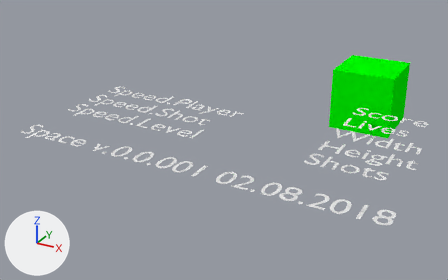
An edit to the Blender file space.blend, drawn before and after from the same camera.
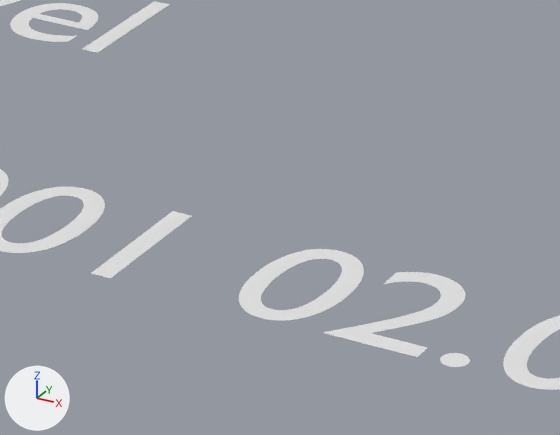
Each version appears first whole from a 50 mm lens placed at (5.24, -19.68, 7.01), pointed at (-3.21, -4.31, -0.67), and next in a close-up on the part from 39% to 60% of the width and 46% to 73% of the height. Every picture has the same lights, and +X, +Y and +Z are marked at lower left.

Names of what the first close-up shows: 'Speed.Level', 'Text'.
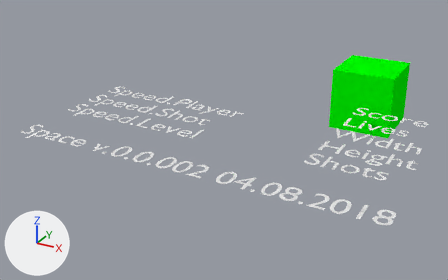
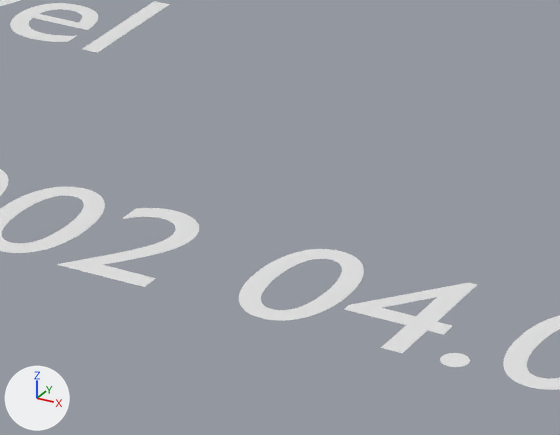
Where the change shows, as pixel boxes [x1, y1, x2, y2] in the close-ups (560 x 435 px):
'Text', text changed
    both: [0, 169, 560, 390]

Edits to the bpy script that builds the scene:
```text
Change txt_text:
    txt_text.body: 'Space v.0.0.001 02.08.2018' -> 'Space v.0.0.002 04.08.2018'
```
